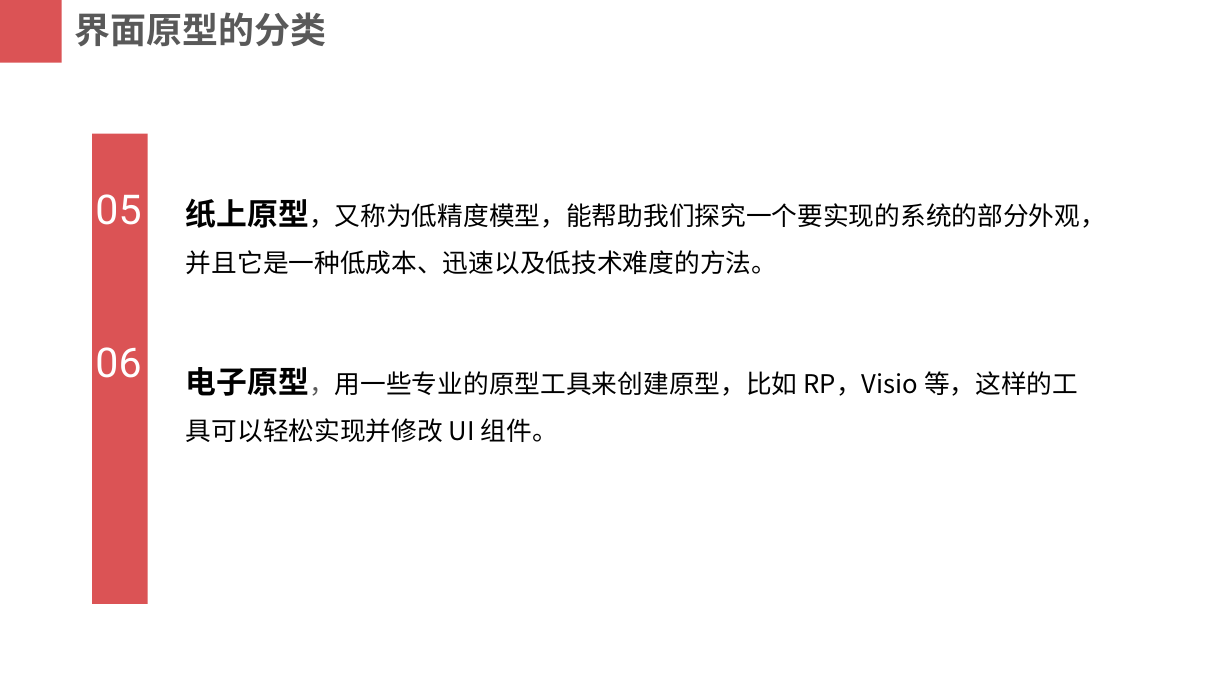
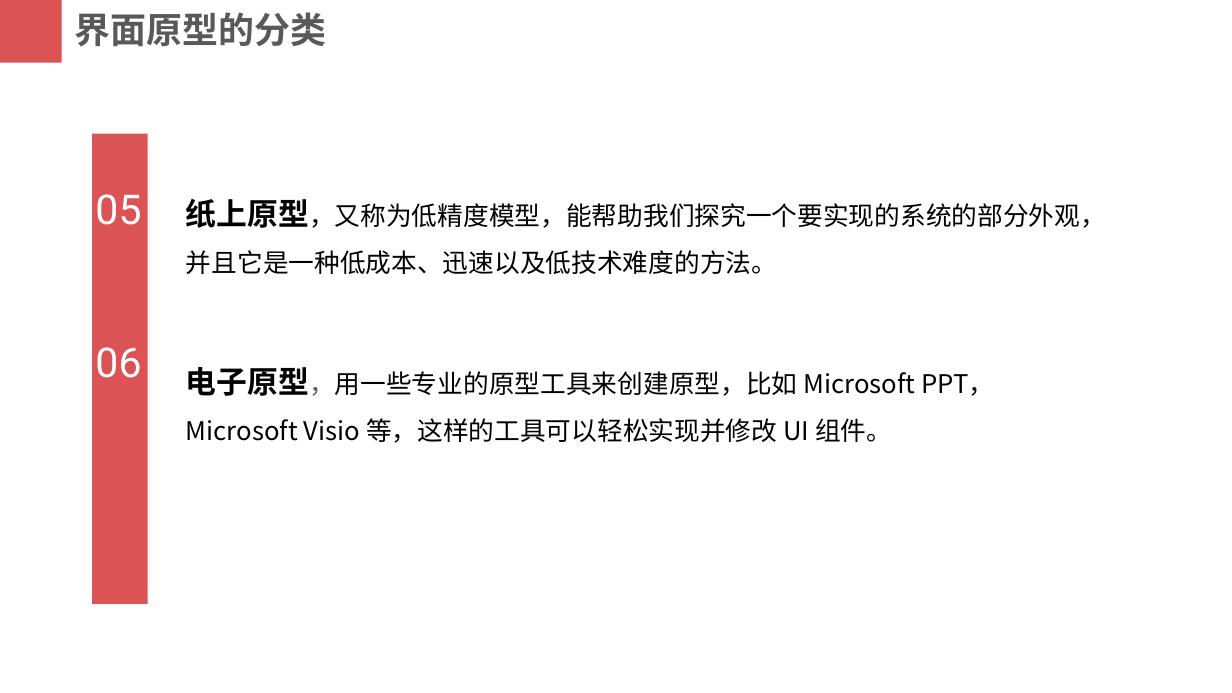
Before and after one commit to PRD2018-G03/PRD2018-G03-SoftwareEngineeringProject, a slide deck: slide 4 of 非受控文档/2_叶柏成/PPT/UML基础II.pptx. Drawn at 1232x693 pixels with LibreOffice and Linux fonts; fonts in the diff are those of the drawing. Boxes give left, top, right and bottom in pixels: in the first picture for what was removed or moved away, otherwise in the second. Text is boxed around its words. In the diff, an @@ line names an element or a change of style, - is before the commit and + after.

```diff
--- a/非受控文档/2_叶柏成/PPT/UML基础II.pptx
+++ b/非受控文档/2_叶柏成/PPT/UML基础II.pptx
@@ text at [186,367,994,443]: text changed @@
-电子原型，用一些专业的原型工具来创建原型，比如 RP，Visio 等，这样的工具可以轻松实现并修改 UI 组件。
+电子原型，用一些专业的原型工具来创建原型，比如 Microsoft PPT， Microsoft Visio 等，这样的工具可以轻松实现并修改 UI 组件。
```
